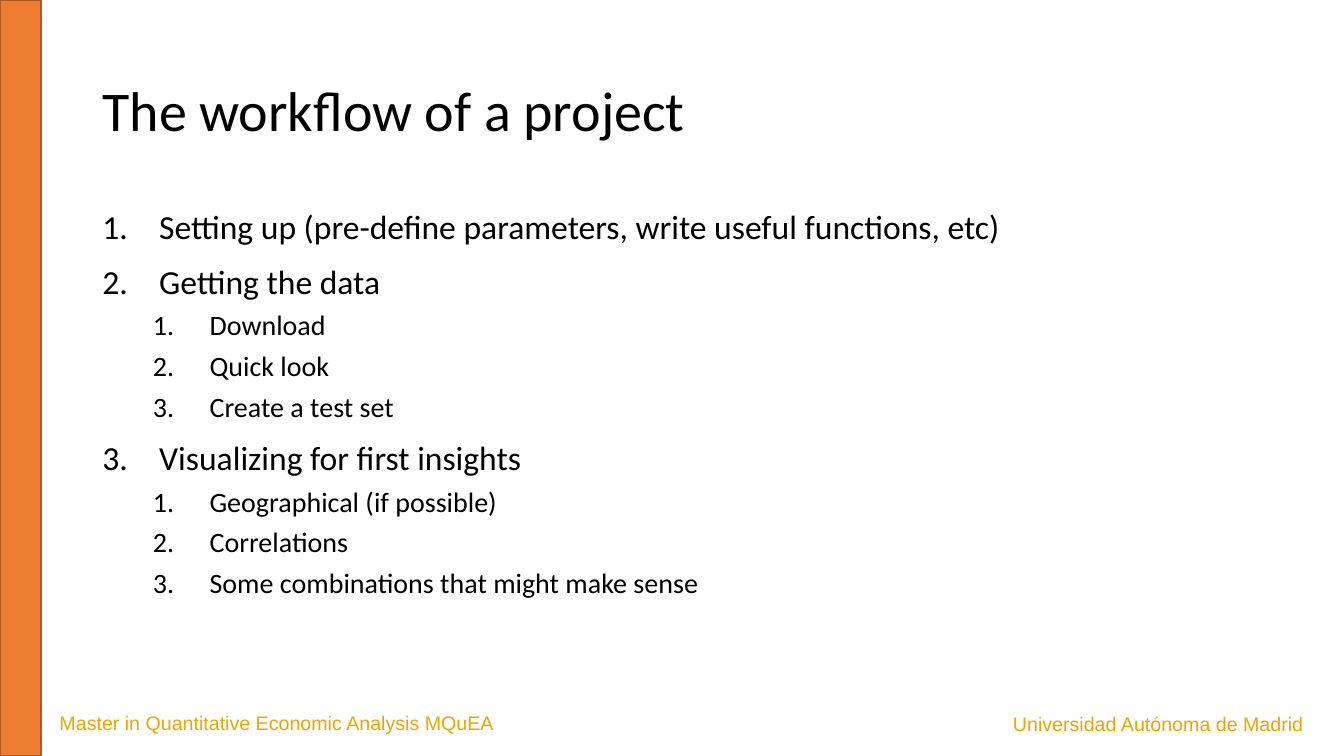
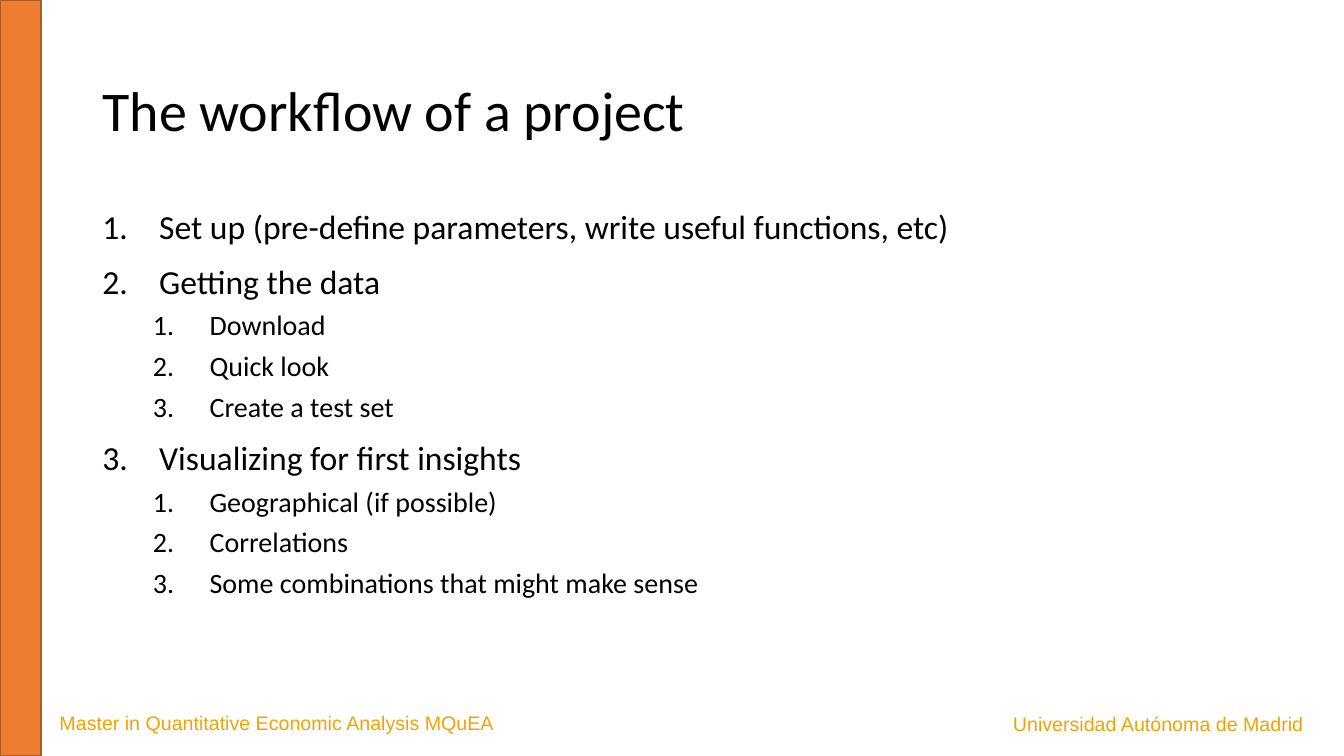
Before and after one commit to JavierBas/IMLEF-MQuEA, a slide deck: slide 7 of Course content/Slides/Topic 2 A ML project.pptx. Drawn at 1344x756 pixels with LibreOffice and Linux fonts; fonts in the diff are those of the drawing. Boxes give left, top, right and bottom in pixels: in the first picture for what was removed or moved away, otherwise in the second. Text is boxed around its words. In the diff, an @@ line names an element or a change of style, - is before the commit and + after.

```diff
--- a/Course content/Slides/Topic 2 A ML project.pptx
+++ b/Course content/Slides/Topic 2 A ML project.pptx
@@ text at box(159, 214, 949, 245): text changed @@
-1. Setting up (pre-define parameters, write useful functions, etc)
+1. Set up (pre-define parameters, write useful functions, etc)
```
Also in this commit, not shown: 4 other slides changed, 2 other files.
